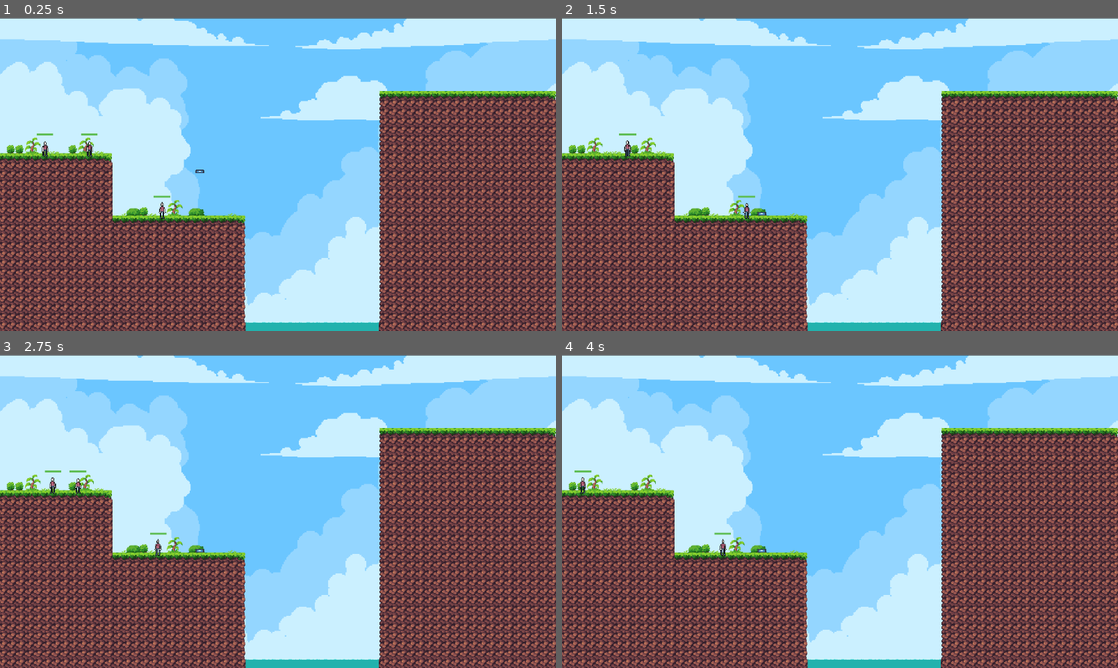
Above: before the commit, frames 1-4 (two rows, left to right).
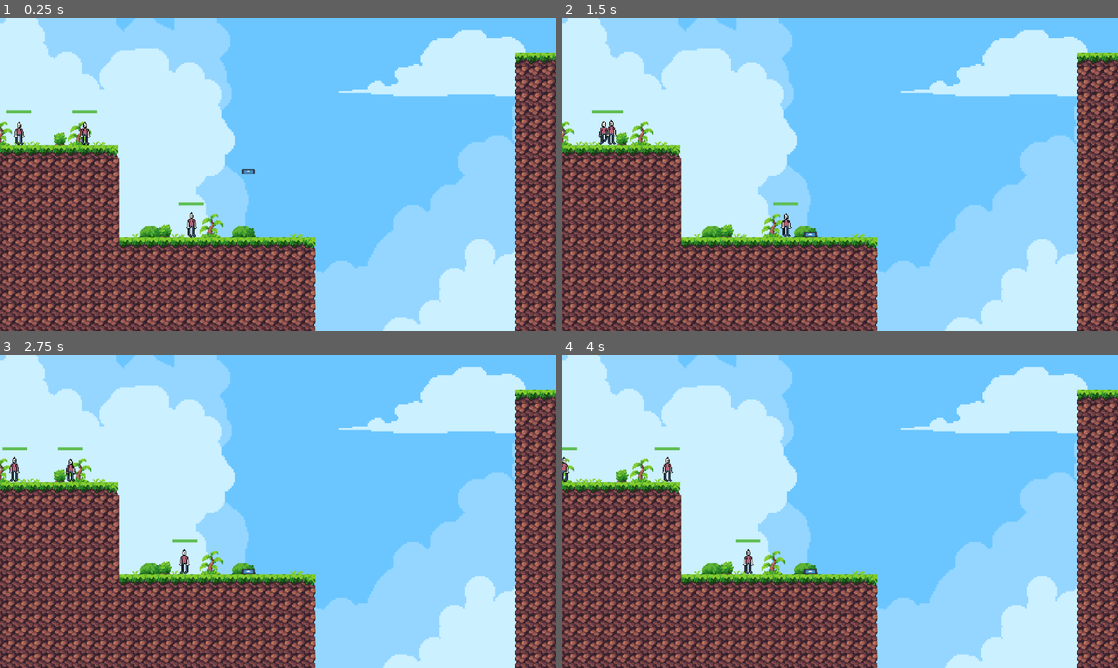
Above: after the commit, the same moments.

Repository: MichaelRRyan/ggj2024
Game: Godot game, scene res://gameplay/gameplay.tscn
The game is run twice, just before and just after one commit, with the same random seed, the same clock (stepped at 60 frames per second) and the same inputs. The engine's default icon, where the game draws it, is replaced by a stand-in: a white triangle on a blue panel in a dark square.
Inputs (mouse positions are in pixels of both pictures, inside the frame that each line leads up to):
- Up to frame 1 (0.25 s): no input
- Up to frame 2 (1.5 s): move the mouse to (762, 199) at 0.52 s; press the mouse at (762, 199) at 0.53 s; move the mouse to (628, 146) at 1.27 s; release the mouse at (628, 146) at 1.28 s; click (628, 146) at 1.35 s
- Up to frame 3 (2.75 s): move the mouse to (77, 483) at 2.02 s; press the mouse at (77, 483) at 2.03 s
- Up to frame 4 (4 s): move the mouse to (717, 545) at 2.77 s; release the mouse at (717, 545) at 2.78 s; click (717, 545) at 2.85 s; move the mouse to (1006, 558) at 3.52 s; press the mouse at (1006, 558) at 3.53 s

The runs differ from the first frame. In frame 1, 70% of the frame differs, in the area x 0-100%, y 0-100%; in frame 2, 69%; in frame 3, 69%; in frame 4, 69%.

Commit message:
Adjusted collision, zoomed in camera, stopped AI moving when in air

Diff:
--- a/Characters/basic-minion.gd
+++ b/Characters/basic-minion.gd
@@ -20,7 +20,6 @@
 var has_target : bool = false
 var target_x : float = 0.0
 var target_x_diff : float = 0.0
-var direction : int = 0
 var rng = RandomNumberGenerator.new()
 var random_number = 0.0
 
@@ -35,32 +34,32 @@
 	name = Global.minion_names[randi() % Global.minion_names.size()]
 
 func _physics_process(delta):
-	# Add the gravity.
-	if not is_on_floor():
-		velocity.y += gravity * delta
+	var direction = 0
 
 	if is_on_floor():
 		if not _prev_is_on_floor and _prev_velocity.y >= _fall_dmg_thershold:
 			take_damage((_prev_velocity.y - _fall_dmg_thershold) * _fall_dmg_ratio)
 			print(_prev_velocity)
 		velocity.x *= _ground_friction
+
+		if has_target:
+			target_x_diff = get_global_position().x - target_x
+			if target_x_diff < 0.0:
+				direction = 1
+			else:
+				direction = -1
+		else:
+			direction = 0
+
+		if has_task && not has_target && not is_interacting:
+			if random_number >= 0.0:
+				direction = 1
+			else:
+				direction = -1
+
 	else:
+		velocity.y += gravity * delta
 		velocity.x *= _air_friction
-
-	if has_target:
-		target_x_diff = get_global_position().x - target_x
-		if target_x_diff < 0.0:
-			direction = 1
-		else:
-			direction = -1
-	else:
-		direction = 0
-
-	if has_task && not has_target && not is_interacting:
-		if random_number >= 0.0:
-			direction = 1
-		else:
-			direction = -1
 
 	if direction != 0:
 		$AnimatedSprite2D.play("Walk")
@@ -97,7 +96,6 @@
 		has_target = false
 		is_interacting = true
 		has_task = true
-		direction = 0
 		harvest_timer.start(3)
 
 
--- a/features/entity/entity.tscn
+++ b/features/entity/entity.tscn
@@ -5,9 +5,11 @@
 [ext_resource type="Script" path="res://features/entity_pickup/pickup_component.gd" id="2_kmm32"]
 
 [sub_resource type="RectangleShape2D" id="RectangleShape2D_yb0ci"]
+size = Vector2(14, 32)
 
 [sub_resource type="CapsuleShape2D" id="CapsuleShape2D_q6ywv"]
-height = 26.0
+radius = 8.0
+height = 34.0
 
 [node name="Entity" type="CharacterBody2D"]
 collision_layer = 2
--- a/gameplay/gameplay.tscn
+++ b/gameplay/gameplay.tscn
@@ -20,8 +20,8 @@
 [node name="Terrain" parent="." instance=ExtResource("1_w7dwa")]
 
 [node name="Camera2D" type="Camera2D" parent="."]
-position = Vector2(298, -74)
-zoom = Vector2(1.15, 1.15)
+position = Vector2(193, -76)
+zoom = Vector2(1.705, 1.705)
 
 [node name="Background1" type="Sprite2D" parent="."]
 z_index = -9
@@ -59,14 +59,14 @@
 shape = SubResource("RectangleShape2D_f1gx5")
 
 [node name="LeftBound" type="StaticBody2D" parent="."]
-position = Vector2(-213.9, 0)
+position = Vector2(-159, 0)
 
 [node name="CollisionShape2D" type="CollisionShape2D" parent="LeftBound"]
 position = Vector2(-107, -740)
 shape = SubResource("RectangleShape2D_llhst")
 
 [node name="RightBound" type="StaticBody2D" parent="."]
-position = Vector2(1020.05, 0)
+position = Vector2(757, 5)
 
 [node name="CollisionShape2D" type="CollisionShape2D" parent="RightBound"]
 position = Vector2(-107, -740)
